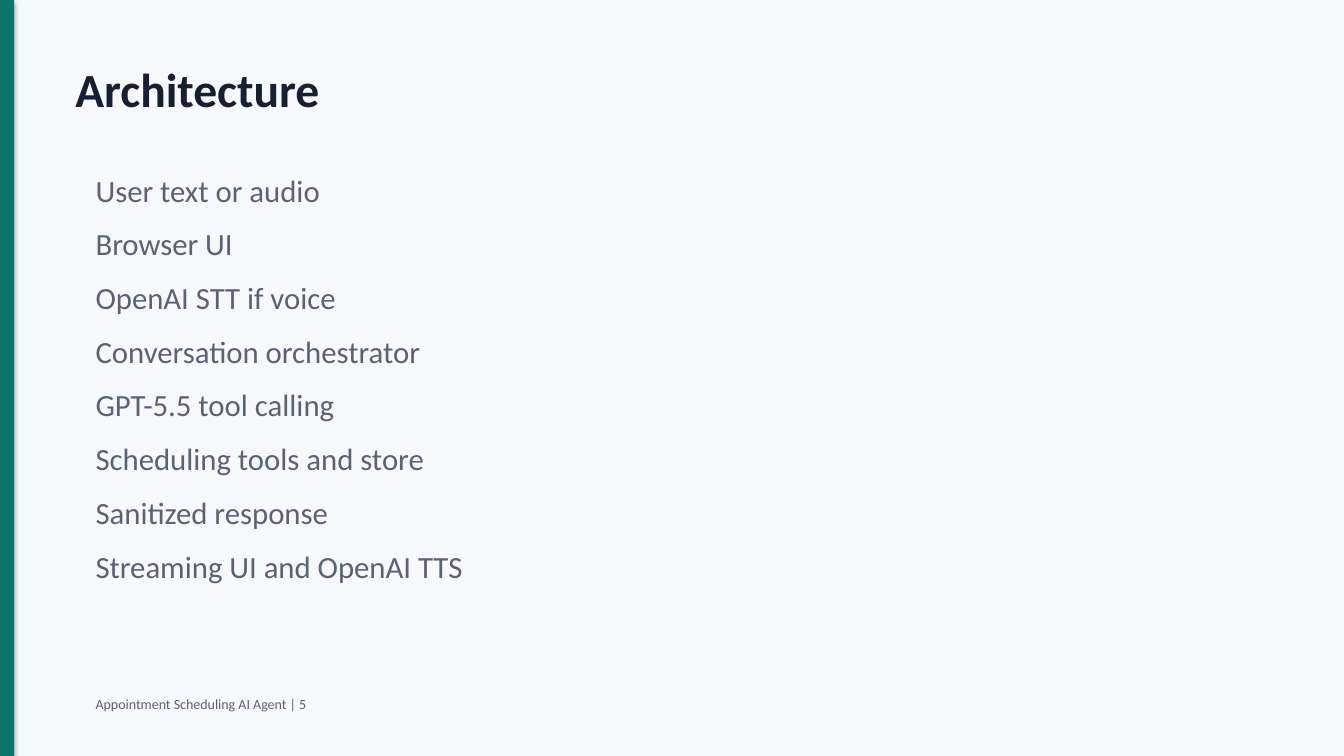
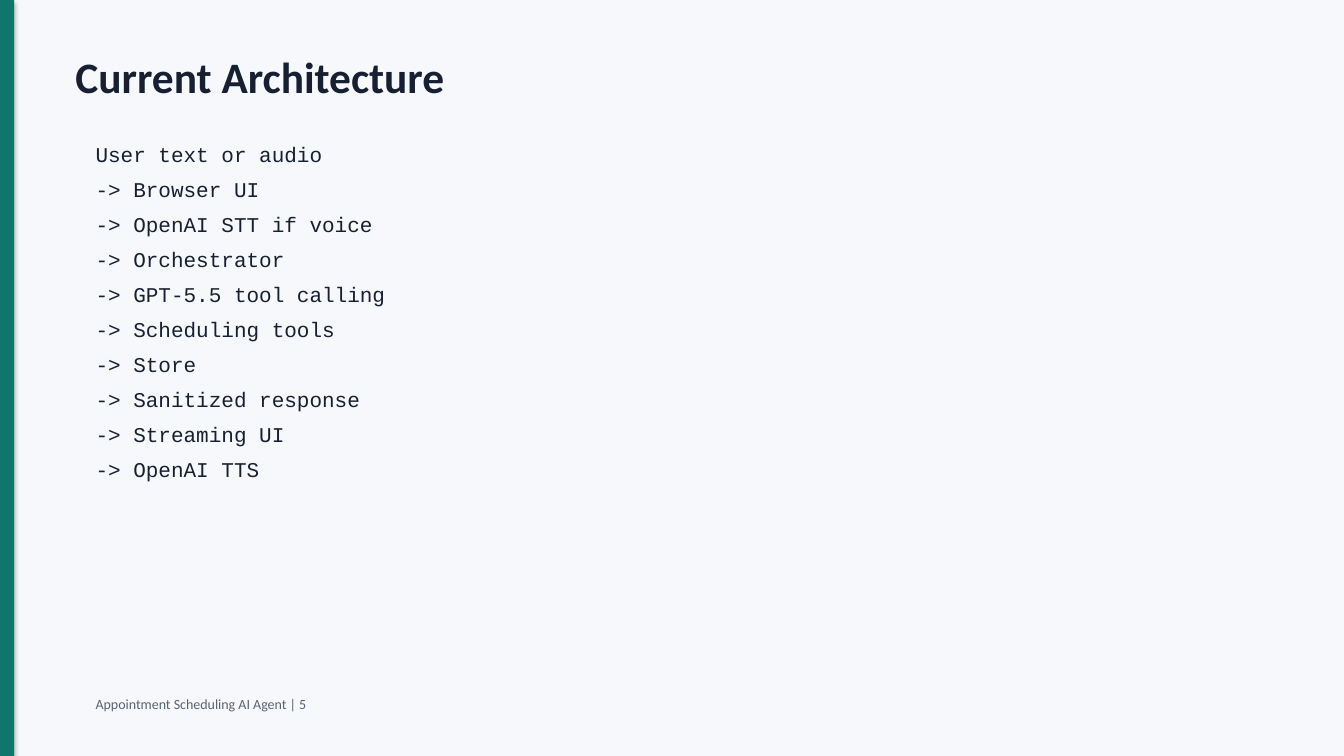
Before and after one commit to amankumarhal/scheduling_agent, a slide deck: slide 5 of docs/appointment_agent_interview_deck.pptx. Drawn at 1344x756 pixels with LibreOffice and Linux fonts; fonts in the diff are those of the drawing. Boxes give left, top, right and bottom in pixels: in the first picture for what was removed or moved away, otherwise in the second. Text is boxed around its words. In the diff, an @@ line names an element or a change of style, - is before the commit and + after.

Commit message:
Expand production system design slides

```diff
--- a/docs/appointment_agent_interview_deck.pptx
+++ b/docs/appointment_agent_interview_deck.pptx
@@ text at (75, 62, 445, 94): text changed; size 34 to 31 pt @@
-Architecture
+Current Architecture
@@ text "User text or audio": place and size @@
-text "User text or audio" at (96, 180, 462, 584)
+text "User text or audio" at (96, 147, 385, 482)
@@ text at (96, 147, 322, 163): size 22 to 15 pt, font Calibri to Courier New, text colour #586376 to #172033 in "User text or audio"; less space between paragraphs @@
@@ text at (133, 183, 385, 482): text changed; size 22 to 15 pt; font Calibri to Courier New; text colour #586376 to #172033 @@
-Browser UI
-OpenAI STT if voice
-Conversation orchestrator
-GPT-5.5 tool calling
-Scheduling tools and store
-Sanitized response
-Streaming UI and OpenAI TTS
+-> Browser UI
+-> OpenAI STT if voice
+-> Orchestrator
+-> GPT-5.5 tool calling
+-> Scheduling tools
+-> Store
+-> Sanitized response
+-> Streaming UI
+-> OpenAI TTS
```
Also in this commit, not shown: 10 other slides changed, 14 slides added, 4 slides removed, 1 other file.
